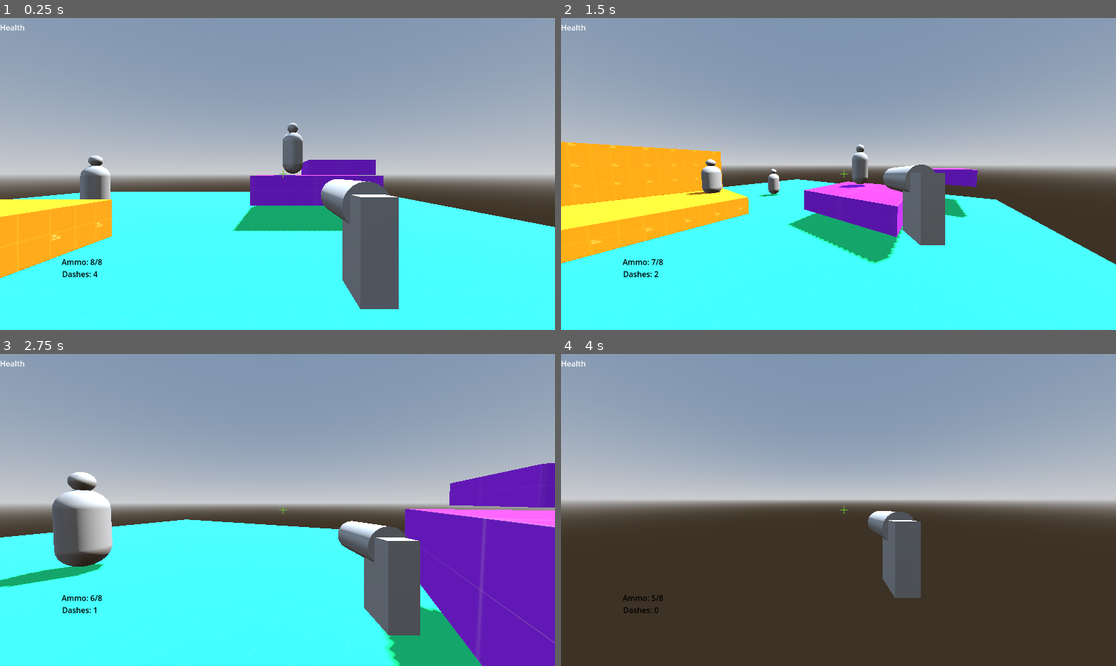
Above: before the commit, frames 1-4 (two rows, left to right).
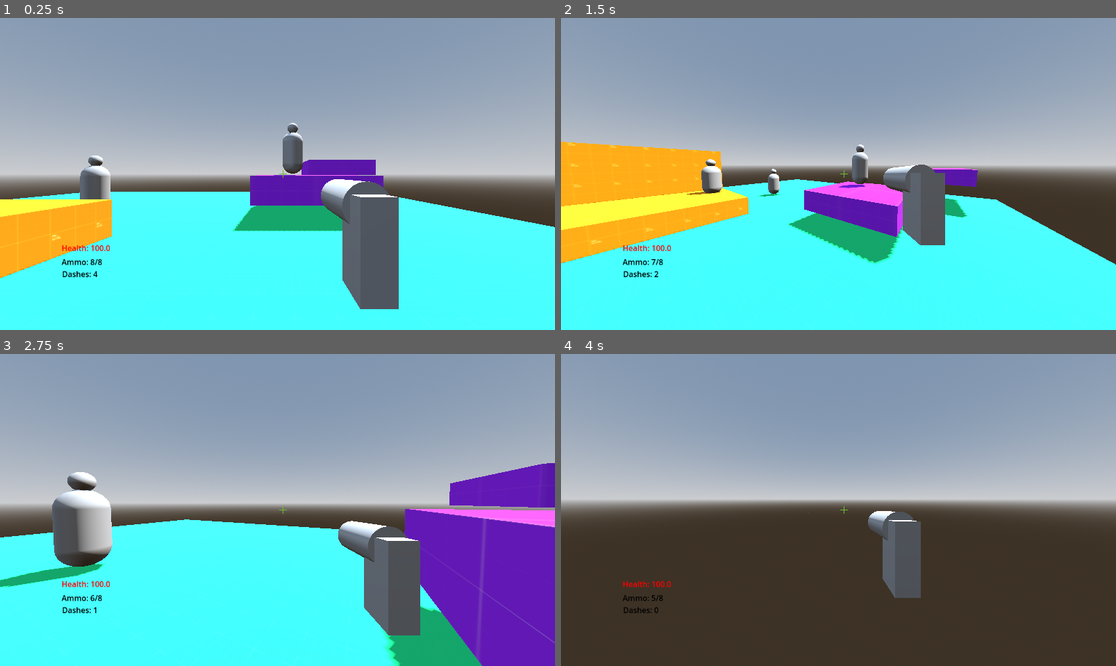
Above: after the commit, the same moments.

Repository: R1fty0/RetroShooter
Game: Godot game, scene res://scenes/environments/main.tscn
Same seed, same stepped clock (60 frames per second), same inputs: the game is played once before the commit and once after it.
Inputs (mouse positions are in pixels of both pictures, inside the frame that each line leads up to):
- Up to frame 1 (0.25 s): no input
- Up to frame 2 (1.5 s): tap Enter (ui_accept) at 0.5 s; move the mouse to (960, 158) at 0.52 s; hold D (right) 0.53-1.28 s; hold Q (dash) 0.53-1.28 s; click (960, 158) at 0.67 s; tap Space (jump) at 0.77 s; move the mouse to (810, 174) at 1.27 s; hold W (forward) from 1.28 s (still down); tap Q (dash) at 1.35 s
- Up to frame 3 (2.75 s): keep holding W (forward); tap Space (jump) at 1.52 s; move the mouse to (288, 503) at 2.02 s; press the mouse at (288, 503) at 2.03 s; tap Q (dash) at 2.3 s
- Up to frame 4 (4 s): keep holding W (forward); move the mouse to (832, 516) at 2.77 s; release the mouse at (832, 516) at 2.78 s; tap Q (dash) at 2.85 s; click (832, 516) at 2.92 s; tap Space (jump) at 3.02, 3.77 s; move the mouse to (877, 513) at 3.52 s; hold Q (dash) from 3.53 s (still down)

The runs differ from the first frame. In frame 1, 0.1% of the frame differs, in the area x 0-20%, y 2-75%; in frame 2, 0.1%; in frame 3, 0.1%; in frame 4, 0.1%.

Commit message:
feat: added player health bar and ui

Diff:
--- a/scenes/environments/main.tscn
+++ b/scenes/environments/main.tscn
@@ -1,17 +1,17 @@
-[gd_scene load_steps=20 format=3 uid="uid://bnc565g0rcg1r"]
+[gd_scene load_steps=21 format=3 uid="uid://bnc565g0rcg1r"]
 
-[ext_resource type="Texture2D" uid="uid://c2nkdho5d1ng0" path="res://assets/textures/prototype/texture_03.png" id="1_0wfyh"]
-[ext_resource type="Texture2D" uid="uid://bydxsfxkrklh7" path="res://assets/textures/prototype/texture_01.png" id="1_o5qli"]
-[ext_resource type="PackedScene" uid="uid://b8ixtymwutihb" path="res://scenes/player/player.tscn" id="3_sugp2"]
-[ext_resource type="Texture2D" uid="uid://6b8nf1utvjxk" path="res://assets/textures/prototype/texture_02.png" id="4_tbgi4"]
-[ext_resource type="PackedScene" uid="uid://quq3nl58vl68" path="res://scenes/ui/ui_manager/ui_manager.tscn" id="5_choun"]
-[ext_resource type="PackedScene" uid="uid://rly8w7ex0y72" path="res://scenes/ui/dash_counter/dash_counter.tscn" id="5_tefeu"]
-[ext_resource type="PackedScene" uid="uid://qb1hjy67bcgj" path="res://scenes/dummy_target/dummy_target.tscn" id="6_tefeu"]
-[ext_resource type="PackedScene" uid="uid://cxryb8gnft8lh" path="res://scenes/ui/ammo_counter/ammo_counter.tscn" id="6_tipki"]
-[ext_resource type="Script" uid="uid://bpiqikyrbdi67" path="res://scenes/ui/ammo_counter/ammo_counter.gd" id="7_85g3d"]
-[ext_resource type="Texture2D" uid="uid://cj6v8a1uklihq" path="res://assets/ui/crosshair_plus.png" id="8_85g3d"]
-[ext_resource type="PackedScene" uid="uid://cr3bjsvyqo2uj" path="res://scenes/ui/health_bar/health_bar.tscn" id="10_eb6dy"]
-[ext_resource type="Script" uid="uid://dgh4fb172joau" path="res://scenes/ui/health_bar/health_bar.gd" id="11_trceg"]
+[ext_resource type="PackedScene" uid="uid://b8ixtymwutihb" path="res://scenes/player/player.tscn" id="1_5rc8b"]
+[ext_resource type="Texture2D" uid="uid://c2nkdho5d1ng0" path="res://assets/textures/prototype/texture_03.png" id="2_kby6h"]
+[ext_resource type="Texture2D" uid="uid://bydxsfxkrklh7" path="res://assets/textures/prototype/texture_01.png" id="3_v37dk"]
+[ext_resource type="Texture2D" uid="uid://6b8nf1utvjxk" path="res://assets/textures/prototype/texture_02.png" id="4_rr5ke"]
+[ext_resource type="PackedScene" uid="uid://quq3nl58vl68" path="res://scenes/ui/ui_manager/ui_manager.tscn" id="5_kuiqi"]
+[ext_resource type="PackedScene" uid="uid://rly8w7ex0y72" path="res://scenes/ui/dash_counter/dash_counter.tscn" id="6_u5idm"]
+[ext_resource type="PackedScene" uid="uid://cxryb8gnft8lh" path="res://scenes/ui/ammo_counter/ammo_counter.tscn" id="7_aiq5i"]
+[ext_resource type="Script" uid="uid://bpiqikyrbdi67" path="res://scenes/ui/ammo_counter/ammo_counter.gd" id="8_3o1ak"]
+[ext_resource type="Texture2D" uid="uid://cj6v8a1uklihq" path="res://assets/ui/crosshair_plus.png" id="9_tbbnb"]
+[ext_resource type="PackedScene" uid="uid://cr3bjsvyqo2uj" path="res://scenes/ui/health_bar/health_bar.tscn" id="10_7ervy"]
+[ext_resource type="Script" uid="uid://dgh4fb172joau" path="res://scenes/ui/health_bar/health_bar.gd" id="11_txg7v"]
+[ext_resource type="PackedScene" uid="uid://qb1hjy67bcgj" path="res://scenes/dummy_target/dummy_target.tscn" id="12_j3lci"]
 
 [sub_resource type="ProceduralSkyMaterial" id="ProceduralSkyMaterial_sugp2"]
 sky_horizon_color = Color(0.662243, 0.671743, 0.686743, 1)
@@ -26,23 +26,26 @@
 tonemap_mode = 2
 
 [sub_resource type="StandardMaterial3D" id="StandardMaterial3D_tefeu"]
-albedo_texture = ExtResource("1_0wfyh")
+albedo_texture = ExtResource("2_kby6h")
 uv1_triplanar = true
 
 [sub_resource type="StandardMaterial3D" id="StandardMaterial3D_o6xl0"]
-albedo_texture = ExtResource("1_o5qli")
+albedo_texture = ExtResource("3_v37dk")
 uv1_triplanar = true
 
 [sub_resource type="StandardMaterial3D" id="StandardMaterial3D_tipki"]
-albedo_texture = ExtResource("4_tbgi4")
+albedo_texture = ExtResource("4_rr5ke")
 
 [sub_resource type="LabelSettings" id="LabelSettings_tipki"]
 font_color = Color(0, 0, 0, 1)
 outline_color = Color(0, 0, 0, 1)
 
+[sub_resource type="LabelSettings" id="LabelSettings_5rc8b"]
+font_color = Color(1, 0, 0, 1)
+
 [node name="Main" type="Node3D"]
 
-[node name="Player" parent="." instance=ExtResource("3_sugp2")]
+[node name="Player" parent="." instance=ExtResource("1_5rc8b")]
 transform = Transform3D(1, 0, 0, 0, 1, 0, 0, 0, 1, 4.94828, 0, 0)
 
 [node name="ProjectileShootingComponent" parent="Player/Head/Gun/Barrel" index="1"]
@@ -124,23 +127,29 @@
 offset_bottom = 8.0
 grow_horizontal = 2
 grow_vertical = 2
-texture = ExtResource("8_85g3d")
+texture = ExtResource("9_tbbnb")
 
-[node name="HealthBar" parent="UIManager" instance=ExtResource("10_eb6dy")]
-script = ExtResource("11_trceg")
+[node name="HealthBar" parent="UIManager" node_paths=PackedStringArray("player_health_component") instance=ExtResource("10_7ervy")]
+offset_left = 128.0
+offset_top = 466.0
+offset_right = 180.0
+offset_bottom = 489.0
+label_settings = SubResource("LabelSettings_5rc8b")
+script = ExtResource("11_txg7v")
+player_health_component = NodePath("../../Player/HealthComponent")
 
 [node name="Enemies" type="Node" parent="."]
 
-[node name="DummyTarget" parent="Enemies" groups=["enemy"] instance=ExtResource("6_tefeu")]
+[node name="DummyTarget" parent="Enemies" groups=["enemy"] instance=ExtResource("12_j3lci")]
 transform = Transform3D(1, 0, 0, 0, 1, 0, 0, 0, 1, -3.11434, 0.598398, -9)
 
-[node name="DummyTarget3" parent="Enemies" groups=["enemy"] instance=ExtResource("6_tefeu")]
+[node name="DummyTarget3" parent="Enemies" groups=["enemy"] instance=ExtResource("12_j3lci")]
 transform = Transform3D(1, 0, 0, 0, 1, 0, 0, 0, 1, 5.76625, 2.93271, 5)
 
-[node name="DummyTarget4" parent="Enemies" groups=["enemy"] instance=ExtResource("6_tefeu")]
+[node name="DummyTarget4" parent="Enemies" groups=["enemy"] instance=ExtResource("12_j3lci")]
 transform = Transform3D(1, 0, 0, 0, 1, 0, 0, 0, 1, 5.76625, 2.2255, -9.7395)
 
-[node name="DummyTarget2" parent="Enemies" groups=["enemy"] instance=ExtResource("6_tefeu")]
+[node name="DummyTarget2" parent="Enemies" groups=["enemy"] instance=ExtResource("12_j3lci")]
 transform = Transform3D(1, 0, 0, 0, 1, 0, 0, 0, 1, -3.11434, 1.38339, -4.62079)
 
 [editable path="Player"]
--- a/scenes/player/player.gd
+++ b/scenes/player/player.gd
@@ -126,3 +126,6 @@
 
 func _start_dash() -> void:
 	dashing = true
+
+func _on_health_component_died() -> void:
+	SignalBus.player_died.emit()
--- a/scenes/player/player.tscn
+++ b/scenes/player/player.tscn
@@ -53,5 +53,7 @@
 shape = SubResource("CapsuleShape3D_0owmy")
 debug_color = Color(0.394795, 0.123824, 0.882574, 0.42)
 
+[connection signal="died" from="HealthComponent" to="." method="_on_health_component_died"]
+
 [editable path="Head/Gun"]
 [editable path="Head/Gun/Barrel/ProjectileShootingComponent"]
--- a/scenes/ui/health_bar/health_bar.gd
+++ b/scenes/ui/health_bar/health_bar.gd
@@ -1,5 +1,6 @@
 extends Label
 
+@export var player_health_component: HealthComponent
 
 func _process(delta: float) -> void:
-	pass
+	text = "Health: " + str(player_health_component.current_health)
--- a/scripts/singletons/signal_bus.gd
+++ b/scripts/singletons/signal_bus.gd
@@ -5,3 +5,5 @@
 
 signal start_player_dash
 signal end_player_dash
+
+signal player_died
Not shown: 1 places in scenes/environments/main.tscn that only renumber resources
